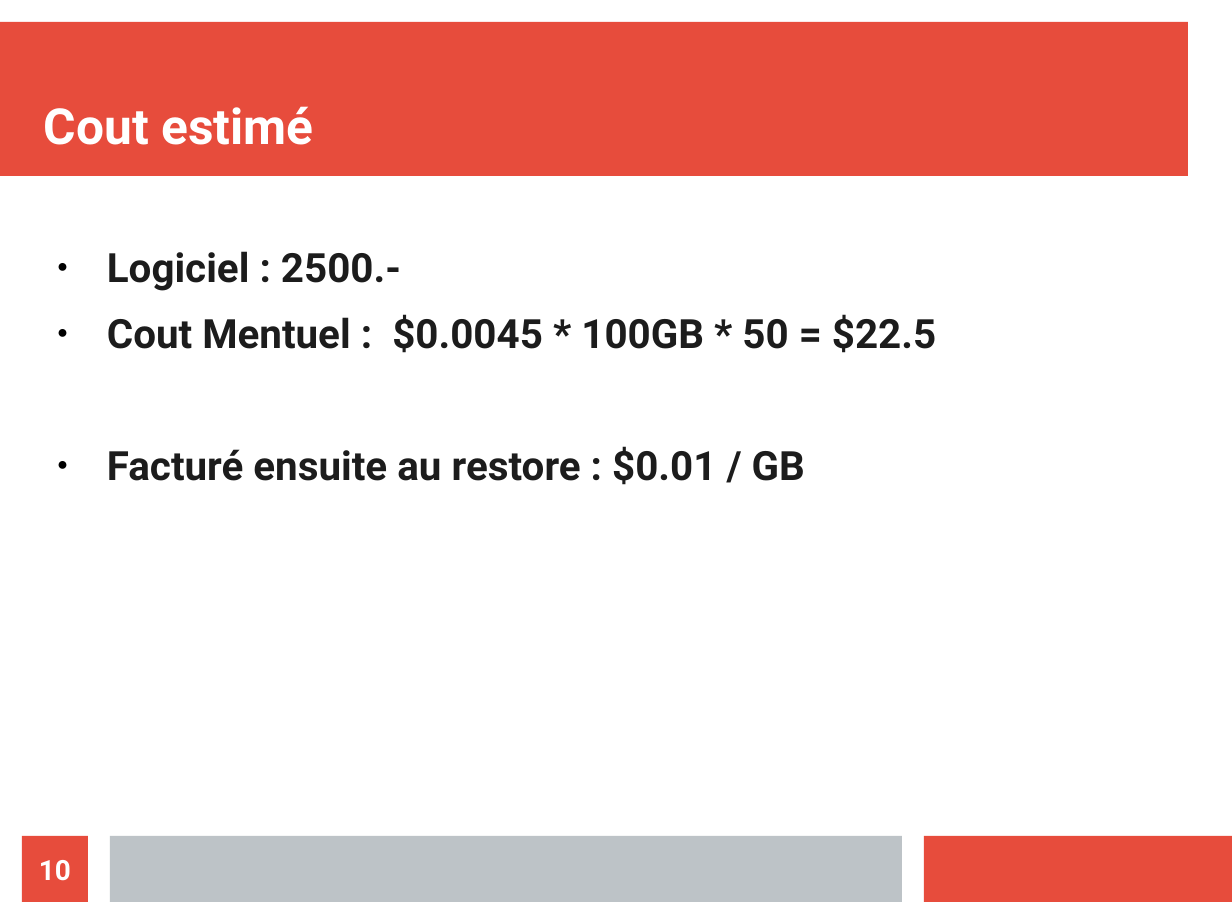
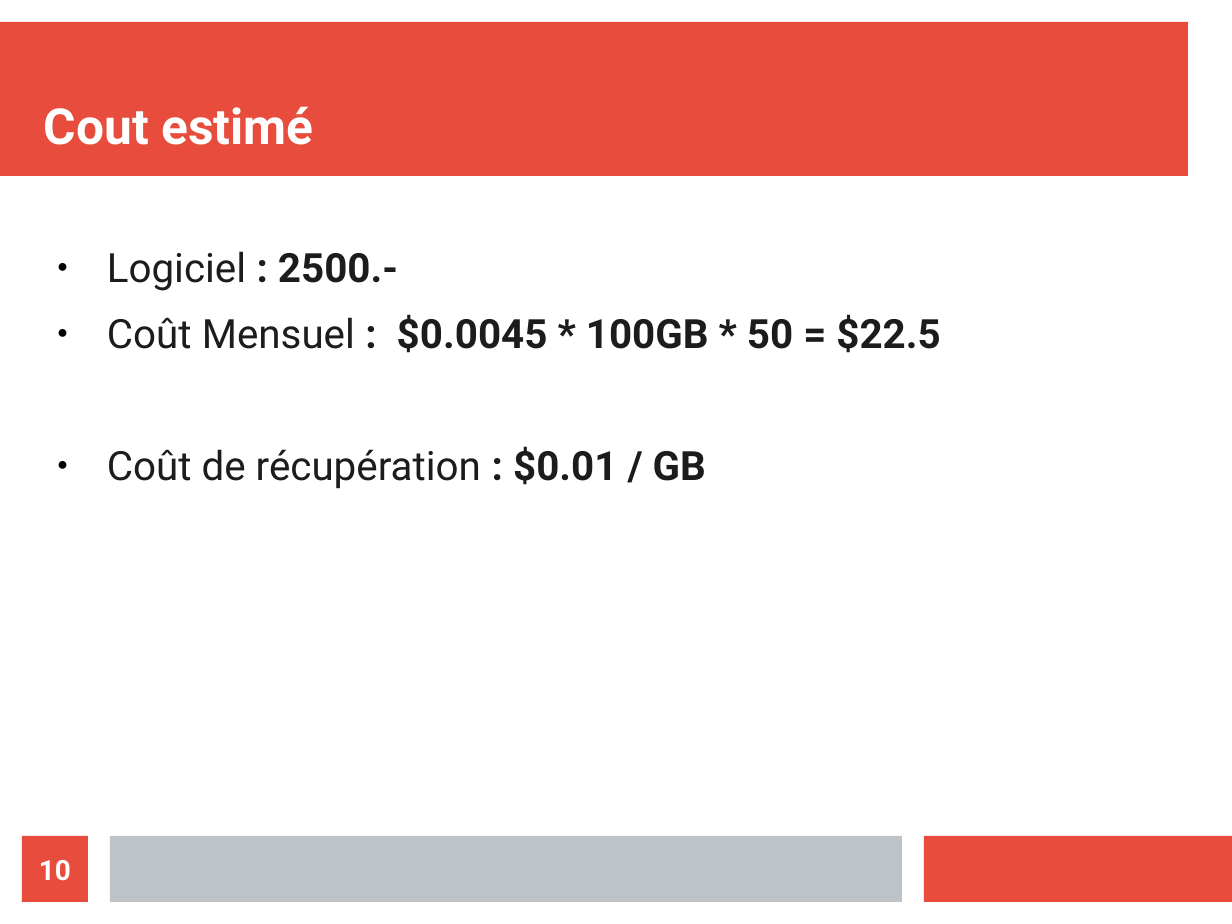
Before and after one commit to Nyahon/AIT, a slide deck: slide 10 of AIT_Amazon_Presentation.odp. Drawn at 1232x924 pixels with LibreOffice and Linux fonts; fonts in the diff are those of the drawing. Boxes give left, top, right and bottom in pixels: in the first picture for what was removed or moved away, otherwise in the second. Text is boxed around its words. In the diff, an @@ line names an element or a change of style, - is before the commit and + after.

```diff
--- a/AIT_Amazon_Presentation.odp
+++ b/AIT_Amazon_Presentation.odp
@@ text at (107, 251, 398, 291): bold off in "Logiciel" @@
@@ text at (107, 314, 940, 489): text changed @@
-● Cout Mentuel : $0.0045 * 100GB * 50 = $22.5
-● Facturé ensuite au restore : $0.01 / GB
+● Coût Mensuel : $0.0045 * 100GB * 50 = $22.5
+● Coût de récupération : $0.01 / GB
```
Also in this commit, not shown: 4 other slides changed.
